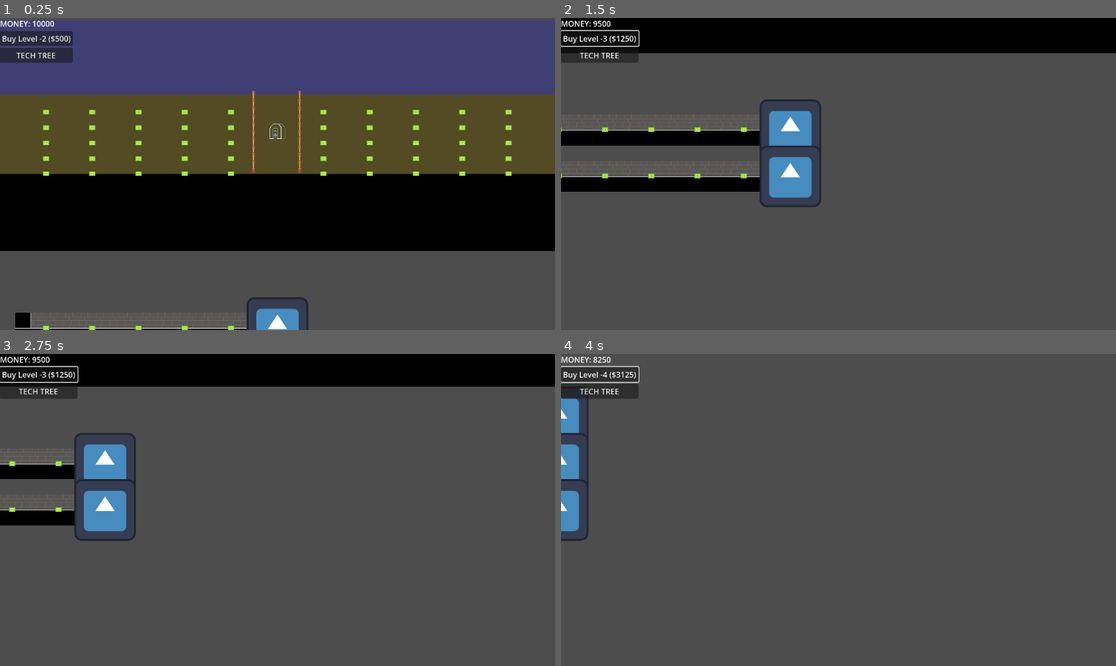
Above: before the commit, frames 1-4 (two rows, left to right).
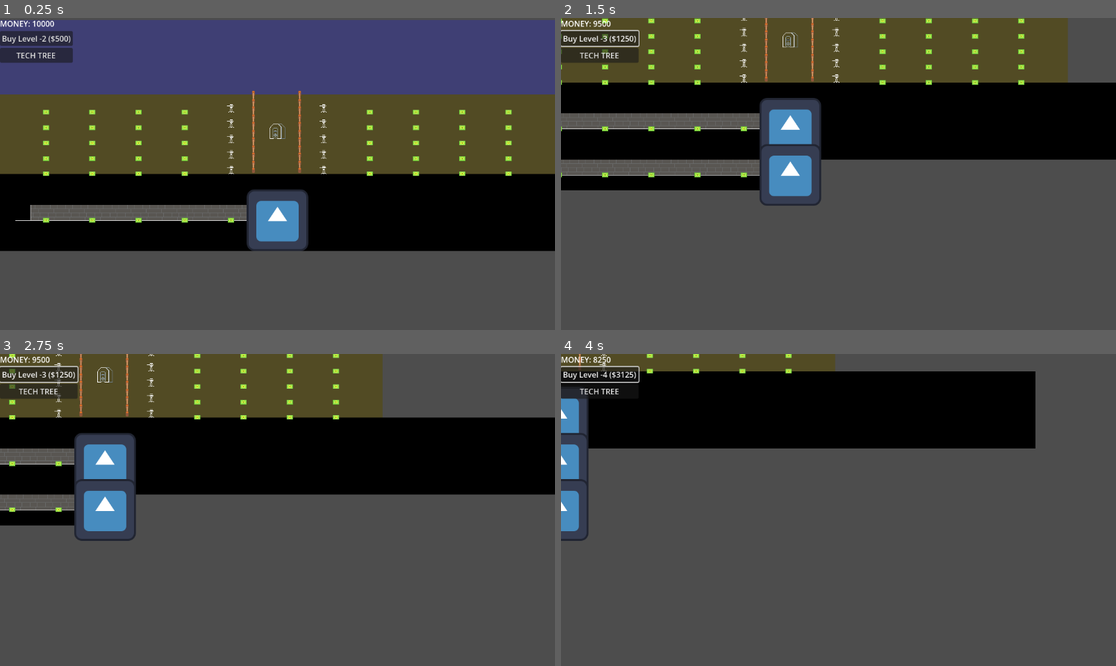
Above: after the commit, the same moments.

Repository: RomanPoschl/incremental-bunker-vs-zombies
Game: Godot game, scene res://game.tscn
The game is run twice, just before and just after one commit, with the same random seed, the same clock (stepped at 60 frames per second) and the same inputs. The engine's default icon, where the game draws it, is replaced by a stand-in: a white triangle on a blue panel in a dark square.
Inputs (mouse positions are in pixels of both pictures, inside the frame that each line leads up to):
- Up to frame 1 (0.25 s): no input
- Up to frame 2 (1.5 s): click "Buy Level -2 ($500)" at 0.5 s; move the mouse to (960, 158) at 1.27 s; hold Right (ui_right) from 1.28 s (still down); click (960, 158) at 1.42 s
- Up to frame 3 (2.75 s): release Right (ui_right) at 2 s; drag from (166, 525) to (249, 572) at 2.02 s
- Up to frame 4 (4 s): click "Buy Level -3 ($1250)" at 2.75 s; move the mouse to (894, 441) at 3.52 s; hold Right (ui_right) from 3.53 s (still down)

The runs differ from the first frame. In frame 1, 5.7% of the frame differs, in the area x 2-59%, y 27-100%; in frame 2, 39%, in the area x 0-100%, y 0-61%; in frame 3, 38%; in frame 4, 22%.

Commit message:
turrets fix

Diff:
--- a/Singletons/EcsWorld.gd
+++ b/Singletons/EcsWorld.gd
@@ -202,7 +202,7 @@
     var warehouse_x = PlayerResources.PLOT_START_X + (5 * PlayerResources.PLOT_SPACING)
     _spawn_warehouse(Vector2(warehouse_x, level_y), level_number)
 
-func _spawn_plot(pos: Vector2, level: int):
+func _spawn_plot(pos: Vector2, level: int) -> int:
     var plot_id: int = create_entity()
 
     var pos_comp = PositionComponent.new(pos)
@@ -210,6 +210,8 @@
     add_component(plot_id, PlotComponent.new())
     add_component(plot_id, pos_comp)
     add_component(plot_id, level_comp)
+
+    return plot_id
 
 func _spawn_warehouse(pos: Vector2, level: int):
     var warehouse_id: int = create_entity()
@@ -240,6 +242,8 @@
         add_component(plot_id, desk_comp)
         spawn_worker_at_desk(plot_id)
     elif data.category == "turret":
+        var turret_comp = TurretComponent.new()
+        add_component(plot_id, turret_comp)
         pass
 
     Events.factory_builded.emit(plot_id)
@@ -292,12 +296,24 @@
     var center_x = PlayerResources.BUNKER_ENTRANCE_X
     var ground_y = PlayerResources.SURFACE_GROUND_Y
 
+    var turret = load("res://data/structures/turret.tres")
+
     for x in range(1, 6):
         for y in range(0,5):
             var pos = Vector2(center_x - (x * PlayerResources.PLOT_SPACING), -(ground_y + (y * PlayerResources.ROW_HEIGHT)))
-            _spawn_plot(pos, 0) # Level 0
+            var plot_id = _spawn_plot(pos, 0) # Level 0
+
+            if x != 1:
+              continue
+
+            build_structure_at_plot(plot_id, turret)
 
     for x in range(1, 6):
         for y in range(0,5):
             var pos = Vector2(center_x + (x * PlayerResources.PLOT_SPACING), -(ground_y + (y * PlayerResources.ROW_HEIGHT)))
-            _spawn_plot(pos, 0) # Level 0
+            var plot_id = _spawn_plot(pos, 0) # Level 0
+
+            if x != 1:
+              continue
+
+            build_structure_at_plot(plot_id, turret)
--- a/Singletons/player_resources.gd
+++ b/Singletons/player_resources.gd
@@ -23,7 +23,7 @@
 const ROW_COUNT: int = 5        # How many lanes deep
 const SPAWN_DISTANCE: float = 500.0 # How far left/right zombies spawn
 
-const LEVEL_BASE_Y: float = 320.0
+const LEVEL_BASE_Y: float = 96.0
 const LEVEL_HEIGHT: float = 96.0
 const PLOT_START_X: float = -(5.0 * PLOT_SPACING)
 const PLOT_SPACING: float = 96.0
--- a/Systems/worker_action_system.gd
+++ b/Systems/worker_action_system.gd
@@ -262,6 +262,6 @@
 
         for ingredient in recipe.ingredients:
             if prod.has_input_space(ingredient.ammo_type.id):
-                if PlayerResources.get_ammo_count(ingredient.ammo_type) > 0:
+                if PlayerResources.get_ammo_count(ingredient.ammo_type.id) > 0:
                     return ingredient.ammo_type
     return null
--- /dev/null
+++ b/data/structures/turret.tres
@@ -0,0 +1,11 @@
+[gd_resource type="Resource" script_class="StructureType" load_steps=3 format=3 uid="uid://107amfo42td7"]
+
+[ext_resource type="Script" uid="uid://blvgesmfsughs" path="res://data/structure_type.gd" id="1_p2t7x"]
+[ext_resource type="Texture2D" uid="uid://cca522l5wl37r" path="res://art/turret.tres" id="2_u30y3"]
+
+[resource]
+script = ExtResource("1_p2t7x")
+id = "turret"
+texture = ExtResource("2_u30y3")
+category = "turret"
+metadata/_custom_type_script = "uid://blvgesmfsughs"
--- a/desk.tscn
+++ b/desk.tscn
@@ -18,4 +18,6 @@
 script = ExtResource("1_ep8l3")
 
 [node name="AnimatedSprite2D" type="AnimatedSprite2D" parent="."]
+position = Vector2(-7, -9)
 sprite_frames = SubResource("SpriteFrames_t5y75")
+centered = false
--- a/factory.tscn
+++ b/factory.tscn
@@ -18,4 +18,6 @@
 script = ExtResource("1_oq3xt")
 
 [node name="AnimatedSprite2D" type="AnimatedSprite2D" parent="."]
+position = Vector2(-46, -64)
 sprite_frames = SubResource("SpriteFrames_fjy48")
+centered = false
--- a/turret.tscn
+++ b/turret.tscn
@@ -19,8 +19,11 @@
 script = ExtResource("1_tjdg3")
 
 [node name="AnimatedSprite2D" type="AnimatedSprite2D" parent="."]
+position = Vector2(-16, -32)
 sprite_frames = SubResource("SpriteFrames_tjdg3")
+centered = false
 
 [node name="Barrel" type="Sprite2D" parent="."]
-position = Vector2(-1, 2)
+position = Vector2(-17, -30)
 texture = ExtResource("3_c5apd")
+centered = false
--- a/visual_managers/terrain_manager.gd
+++ b/visual_managers/terrain_manager.gd
@@ -29,40 +29,29 @@
             set_cell(Vector2i(x, y), TILE_SOURCE_ID, TILE_DIRT)
 
 func _draw_level(level: int):
-    # 1. Calculate Room Bounds (Pixels)
     var depth_index = abs(level) - 1
     var floor_pixel_y = PlayerResources.LEVEL_BASE_Y + (depth_index * PlayerResources.LEVEL_HEIGHT)
 
-    # Left edge: First plot position minus some padding
     var left_pixel_x = PlayerResources.PLOT_START_X - 50.0
-
-    # Right edge: Bunker entrance (X=0) plus padding
     var right_pixel_x = PlayerResources.BUNKER_ENTRANCE_X + 50.0
 
-    # 2. Convert to Grid Coordinates
     var floor_y = local_to_map(Vector2(0, floor_pixel_y)).y
     var ceiling_y = local_to_map(Vector2(0, floor_pixel_y - PlayerResources.LEVEL_HEIGHT)).y + 2 # +2 to leave some dirt roof
 
     var start_x = local_to_map(Vector2(left_pixel_x, 0)).x
     var end_x = local_to_map(Vector2(right_pixel_x, 0)).x
 
-    # 3. Paint the "Box"
     for x in range(start_x, end_x + 1):
         for y in range(ceiling_y, floor_y + 1):
 
-            # A. Determine Tile Type
             if y == floor_y:
-                # Floor
                 set_cell(Vector2i(x, y), TILE_SOURCE_ID, TILE_FLOOR)
 
             elif x == start_x:
-                # Left Wall
                 set_cell(Vector2i(x, y), TILE_SOURCE_ID, TILE_WALL_LEFT)
 
             elif x == end_x:
-                # Right Wall (Use the Flipped Left Wall!)
                 set_cell(Vector2i(x, y), TILE_SOURCE_ID, TILE_WALL_LEFT, ALT_ID_FLIPPED_RIGHT)
 
             else:
-                # Background / Back Wall
                 set_cell(Vector2i(x, y), TILE_SOURCE_ID, TILE_BACK_WALL)
--- a/worker.tscn
+++ b/worker.tscn
@@ -12,19 +12,20 @@
 script = ExtResource("1_8vnpx")
 
 [node name="AnimatedSprite2D" type="AnimatedSprite2D" parent="."]
+position = Vector2(-5, -19)
 sprite_frames = ExtResource("1_26yh5")
 animation = &"walk"
+centered = false
 
 [node name="AmmoBox" type="Sprite2D" parent="."]
-visible = false
-position = Vector2(7, 0)
+position = Vector2(-9, -25)
 texture = ExtResource("3_7p3b1")
+centered = false
 
 [node name="ActionProgressBar" type="TextureProgressBar" parent="."]
-visible = false
 offset_left = -2.0
-offset_top = -24.0
+offset_top = -29.0
 offset_right = 23.0
-offset_bottom = 1.0
+offset_bottom = -4.0
 fill_mode = 4
 texture_progress = SubResource("PlaceholderTexture2D_7p3b1")
--- a/zombie.tscn
+++ b/zombie.tscn
@@ -18,4 +18,6 @@
 script = ExtResource("1_uiaus")
 
 [node name="AnimatedSprite2D" type="AnimatedSprite2D" parent="."]
+position = Vector2(-4, -18)
 sprite_frames = SubResource("SpriteFrames_roy8y")
+centered = false
